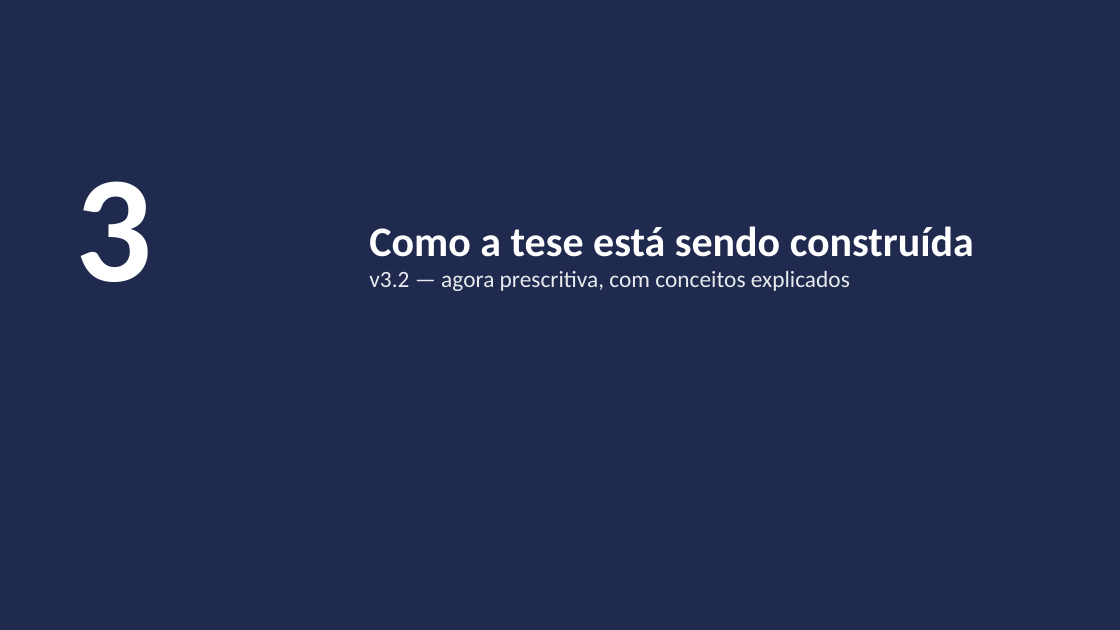
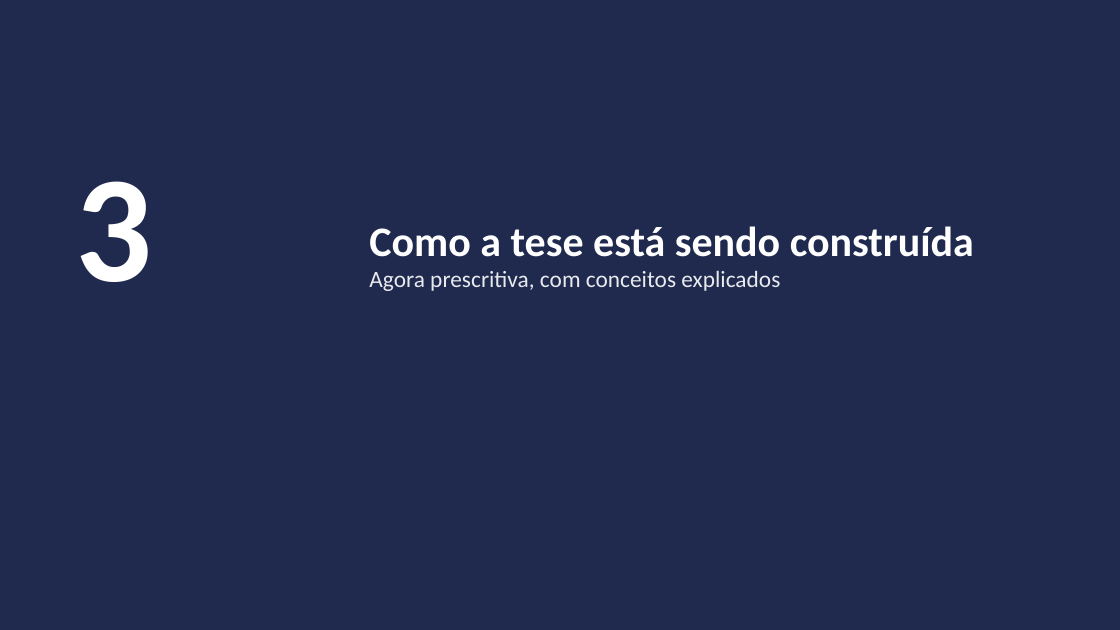
Before and after one commit to marcellozzetti/Facial-Recognition-Models-Mitigating-Bias, a slide deck: slide 13 of docs/ativo/material_reuniao_orientador_v3.2.1.pptx. Drawn at 1120x630 pixels with LibreOffice and Linux fonts; fonts in the diff are those of the drawing. Boxes give left, top, right and bottom in pixels: in the first picture for what was removed or moved away, otherwise in the second. Text is boxed around its words. In the diff, an @@ line names an element or a change of style, - is before the commit and + after.

```diff
--- a/docs/ativo/material_reuniao_orientador_v3.2.1.pptx
+++ b/docs/ativo/material_reuniao_orientador_v3.2.1.pptx
@@ text at (369, 271, 780, 291): text changed @@
-v3.2 — agora prescritiva, com conceitos explicados
+Agora prescritiva, com conceitos explicados
```
Also in this commit, not shown: 15 other slides changed, 1 other file.
